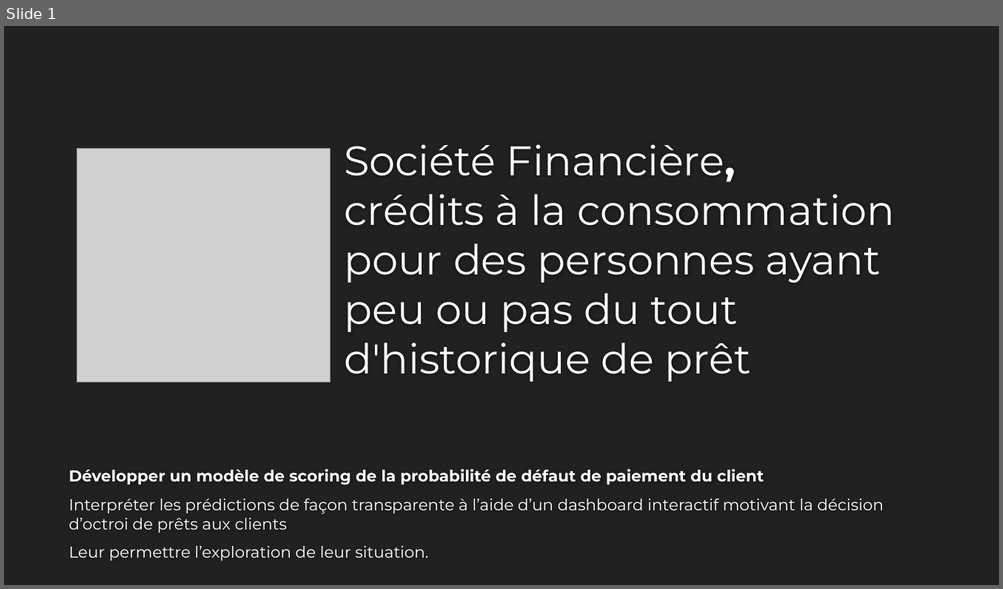
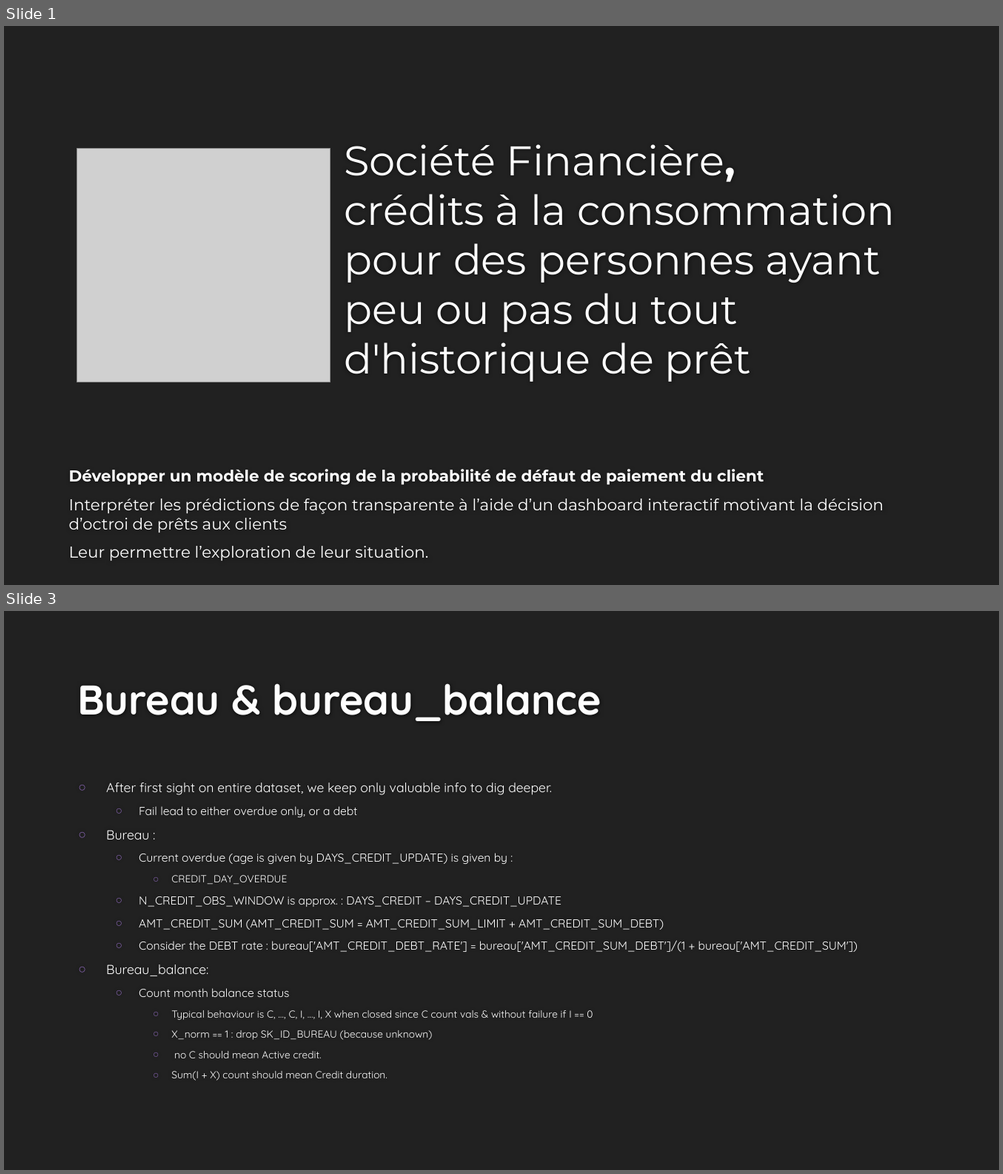
Before and after one commit to EtienneLardeur/P7_Scoring, a slide deck: P7_Support.pptx. Shown one above the other, each under a label of ours: slide 1 before the commit, slides 1 and 3 after it; the slides between them are not shown. The pictures are 1003x589 and 1003x1174 pixels, drawn with LibreOffice and Linux fonts; fonts in the diff are those of the drawing; grey boxes stand for pictures; background and template pictures are left out. Boxes give left, top, right and bottom in pixels: in the first picture for what was removed or moved away, otherwise in the second. Text is boxed around its words. In the diff, an @@ line names an element or a change of style, - is before the commit and + after.

```diff
--- a/P7_Support.pptx
+++ b/P7_Support.pptx
@@ slide 3 added at [4, 611, 999, 1170], background #212121 @@
@@ title added at [77, 684, 601, 721], 40 pt, text #FEFEFE, bold @@
+Bureau & bureau_balance
@@ text added at [106, 783, 857, 1081], 11.2 pt, text #FFFFFF @@
+○ After first sight on entire dataset, we keep only valuable info to dig deeper.
+  ○ Fail lead to either overdue only, or a debt
+○ Bureau :
+  ○ Current overdue (age is given by DAYS_CREDIT_UPDATE) is given by :
+    ○ CREDIT_DAY_OVERDUE
+  ○ N_CREDIT_OBS_WINDOW is approx. : DAYS_CREDIT – DAYS_CREDIT_UPDATE
+  ○ AMT_CREDIT_SUM (AMT_CREDIT_SUM = AMT_CREDIT_SUM_LIMIT + AMT_CREDIT_SUM_DEBT)
+  ○ Consider the DEBT rate : bureau['AMT_CREDIT_DEBT_RATE'] = bureau['AMT_CREDIT_SUM_DEBT']/(1 + bureau['AMT_CREDIT_SUM'])
+○ Bureau_balance:
+  ○ Count month balance status
+    ○ Typical behaviour is C, …, C, I, …, I, X when closed since C count vals & without failure if I == 0
+    ○ X_norm == 1 : drop SK_ID_BUREAU (because unknown)
+    ○ no C should mean Active credit.
+    ○ Sum(I + X) count should mean Credit duration.
```
Also in this commit, not shown: 11 other slides added, 1 slide removed.
